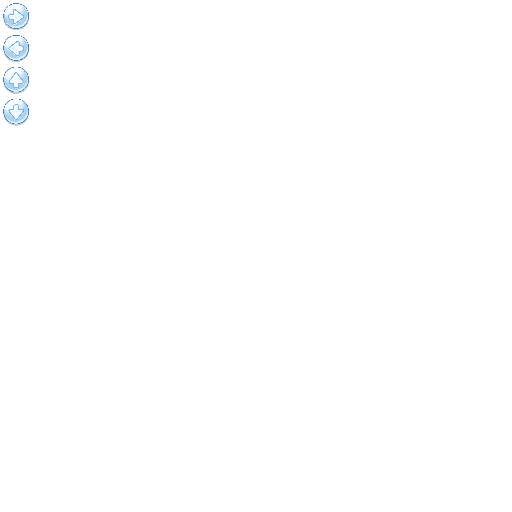
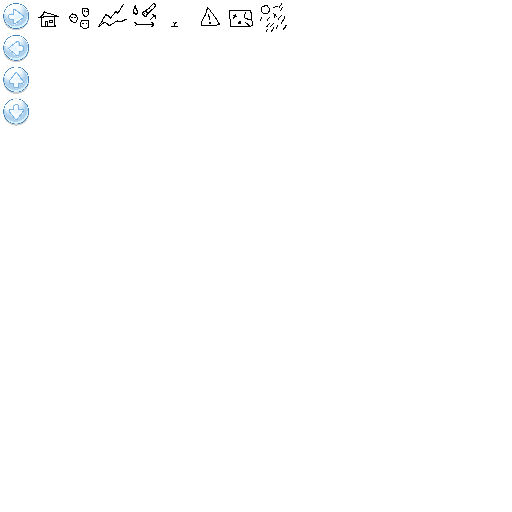
Two versions of the same layered image (512×512). Layer-by-layer changes:
painted on "texture_ui01" over [38, 3, 287, 32]
